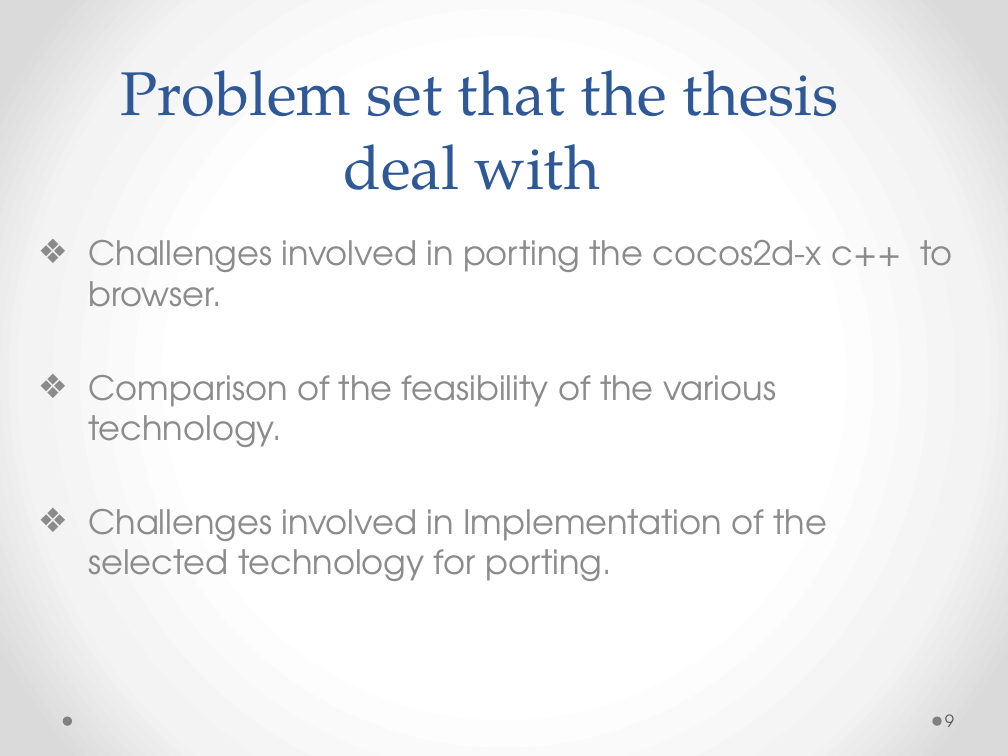
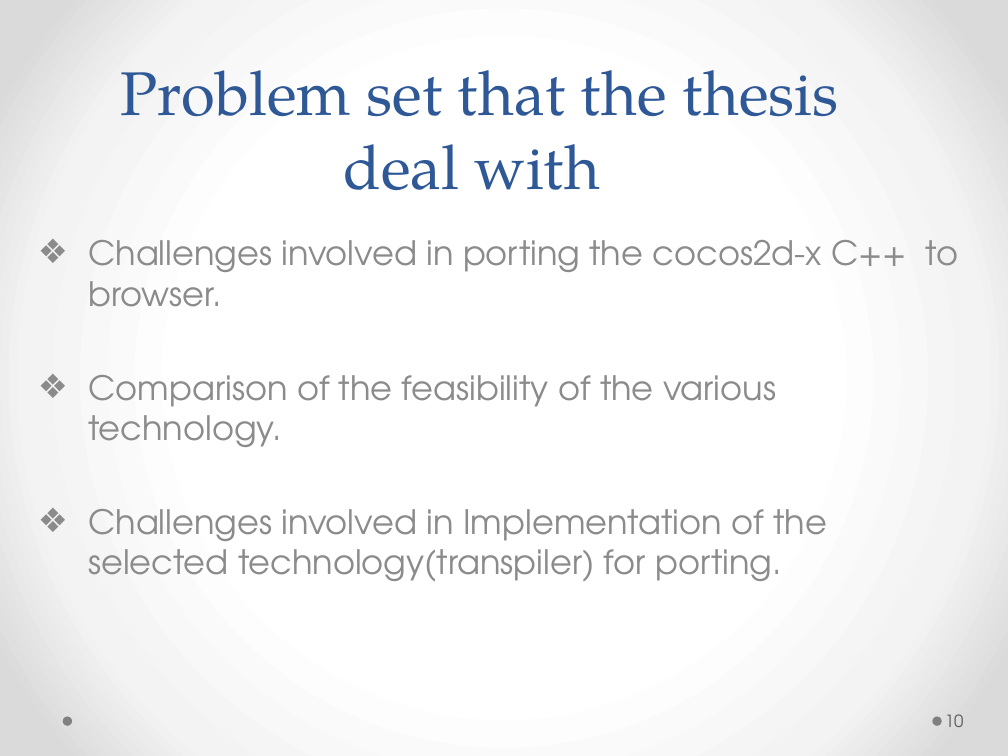
Before and after one commit to amit1984/Thesis, a slide deck: slide 10 of thesis_v4.pptx (slide 9 before the commit). Drawn at 1008x756 pixels with LibreOffice and Linux fonts; fonts in the diff are those of the drawing. Boxes give left, top, right and bottom in pixels: in the first picture for what was removed or moved away, otherwise in the second. Text is boxed around its words. In the diff, an @@ line names an element or a change of style, - is before the commit and + after.

```diff
--- a/thesis_v4.pptx
+++ b/thesis_v4.pptx
@@ subtitle at (88,240,959,307): text changed @@
-❖ Challenges involved in porting the cocos2d-x c++ to browser.
+❖ Challenges involved in porting the cocos2d-x C++ to browser.
@@ subtitle at (88,509,827,581): text changed @@
-❖ Challenges involved in Implementation of the selected technology for porting.
+❖ Challenges involved in Implementation of the selected technology(transpiler) for porting.
@@ page number at (945,714,964,727): text changed @@
-9
+10
```
Also in this commit, not shown: 14 other slides changed, 6 slides added, 4 slides removed, 1 other file.
